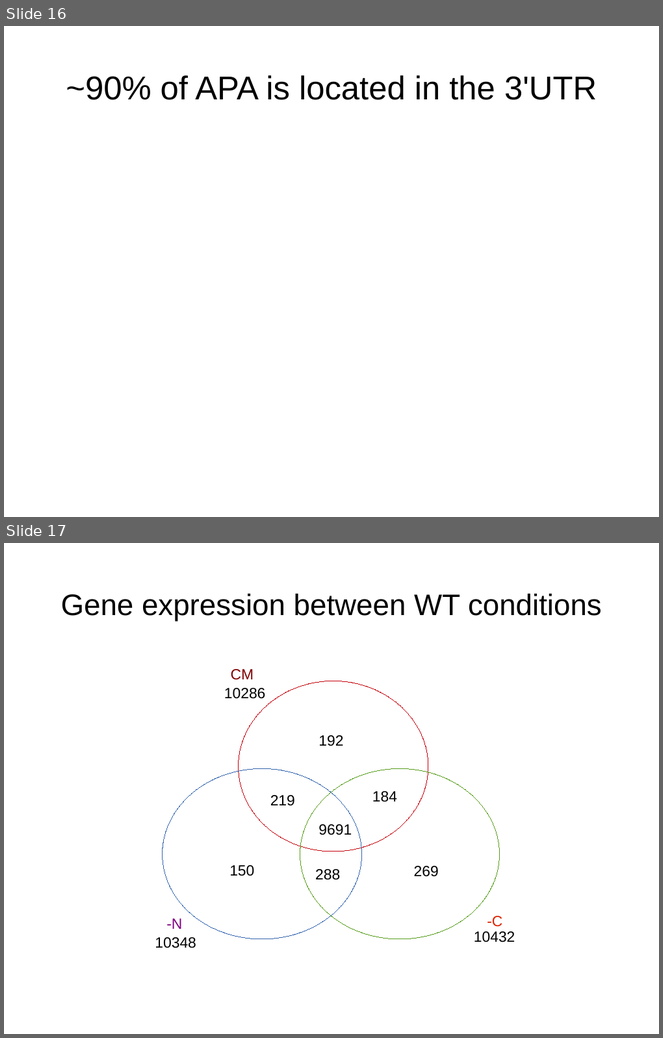
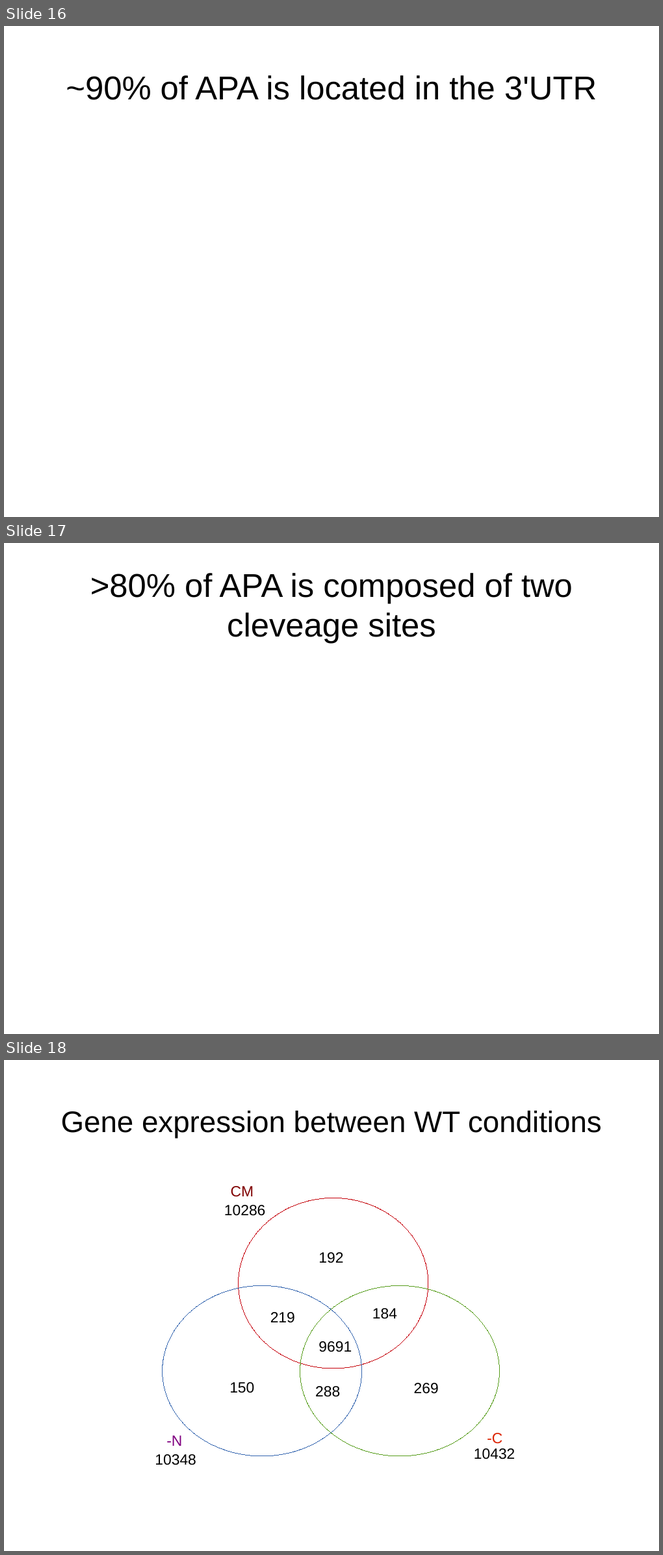
Before and after one commit to wilkinsonlab/m-oryzae-polya, a slide deck: doc/oryzae_presentation.odp. Shown one above the other, each under a label of ours: slides 16 and 17 before the commit, slides 16, 17 and 18 after it. The pictures are 663x1038 and 663x1555 pixels, drawn with LibreOffice and Linux fonts; fonts in the diff are those of the drawing. Boxes give left, top, right and bottom in pixels: in the first picture for what was removed or moved away, otherwise in the second. Text is boxed around its words. In the diff, an @@ line names an element or a change of style, - is before the commit and + after.

```diff
--- a/doc/oryzae_presentation.odp
+++ b/doc/oryzae_presentation.odp
@@ slide 17 added at [4, 543, 659, 1034], background #FFFFFF @@
@@ title added at [90, 573, 573, 643], 40 pt, text #000000 @@
+>80% of APA is composed of two cleveage sites
@@ what was slide 17 is now slide 18 @@
```
Also in this commit, not shown: 11 slides changed, 5 other files.
